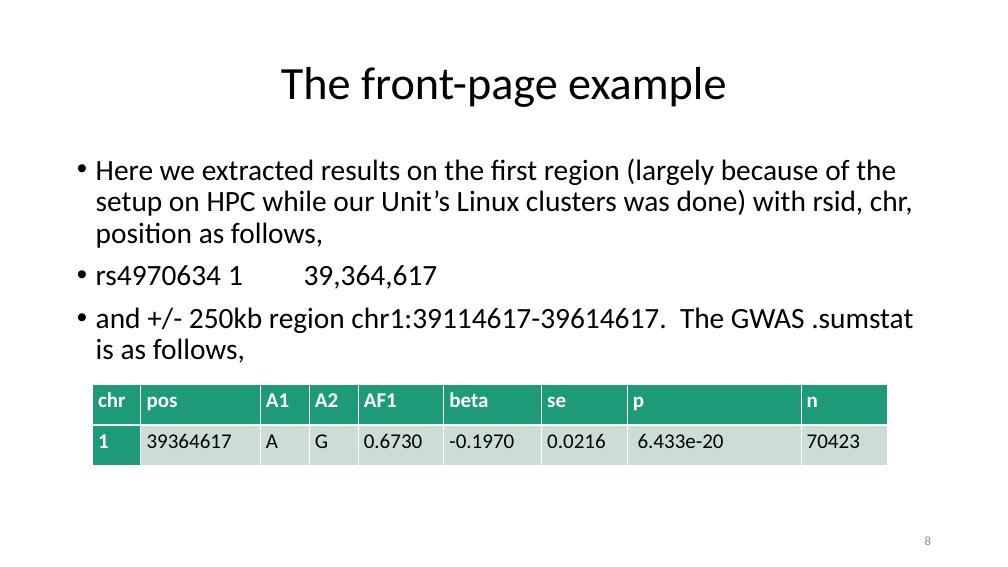
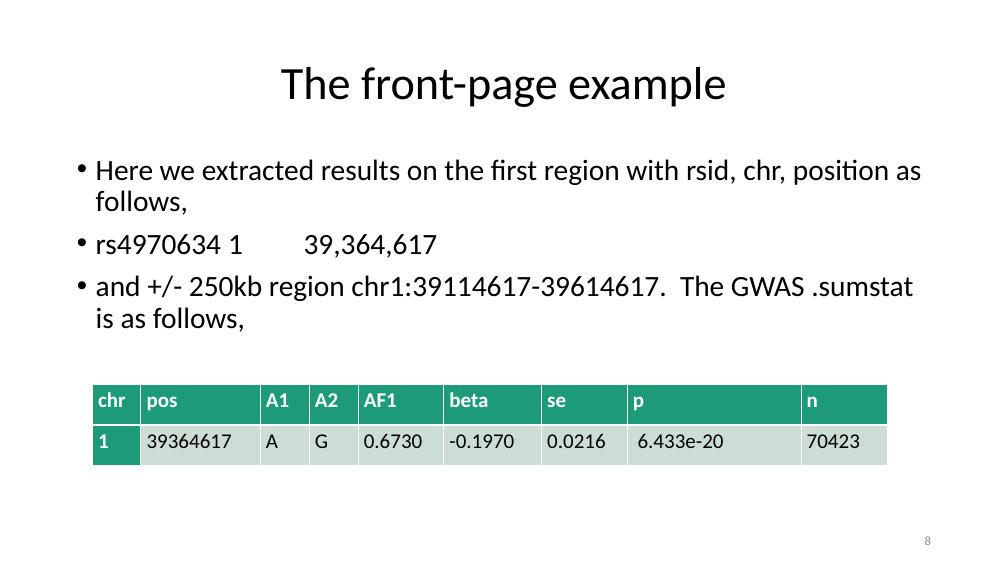
Before and after one commit to jinghuazhao/FM-pipeline, a slide deck: slide 8 of README.pptx. Drawn at 1008x567 pixels with LibreOffice and Linux fonts; fonts in the diff are those of the drawing. Boxes give left, top, right and bottom in pixels: in the first picture for what was removed or moved away, otherwise in the second. Text is boxed around its words. In the diff, an @@ line names an element or a change of style, - is before the commit and + after.

```diff
--- a/README.pptx
+++ b/README.pptx
@@ text at [96, 159, 922, 215]: text changed @@
-• Here we extracted results on the first region (largely because of the setup on HPC while our Unit’s Linux clusters was done) with rsid, chr, position as follows,
+• Here we extracted results on the first region with rsid, chr, position as follows,
```
Also in this commit, not shown: 2 other files.
